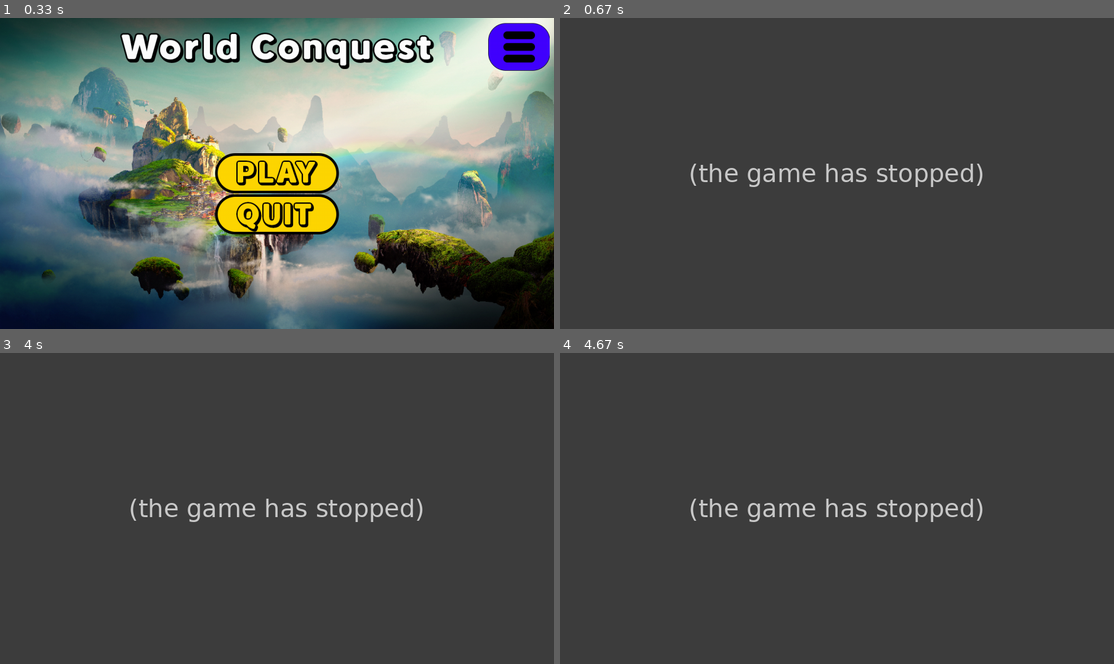
Above: before the commit, frames 1-4 (two rows, left to right).
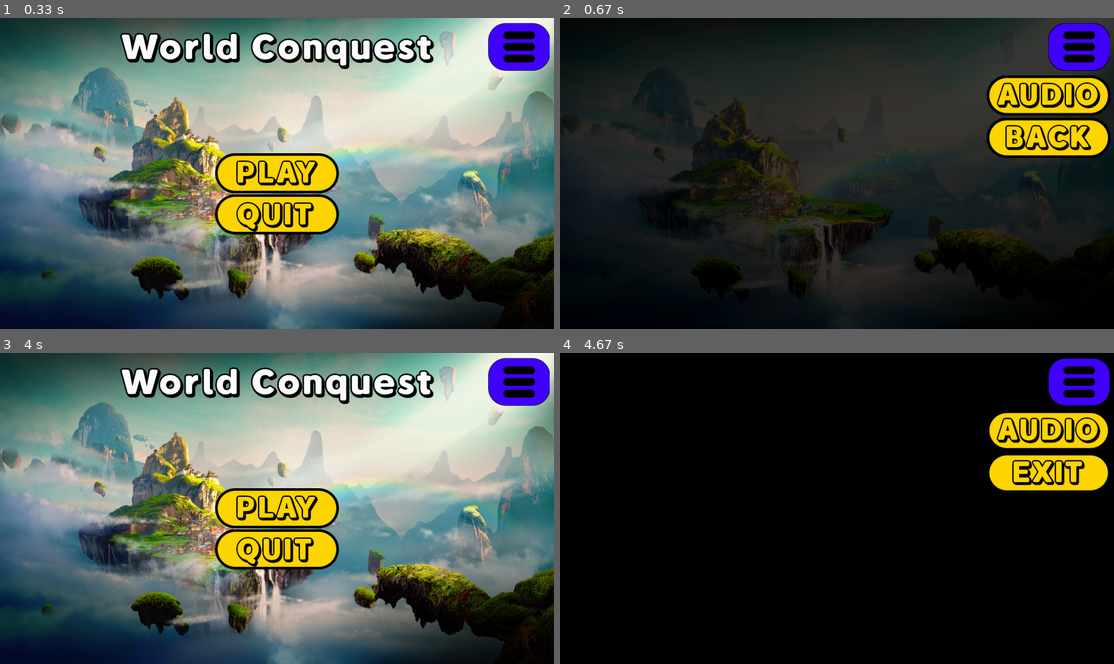
Above: after the commit, the same moments.

Repository: SWE2024/project-pygame
Game: pygame game, started from main.py
Two runs of this game, one before a commit and one after it. Both use one fixed random seed, a clock stepped at 60 frames per second and the inputs below.
Inputs (mouse positions are in pixels of both pictures, inside the frame that each line leads up to):
- Up to frame 1 (0.33 s): no input
- Up to frame 2 (0.67 s): hold Esc from 0.33 s (still down)
- Up to frame 3 (4 s): release Esc at 0.8 s; click (481, 430) at 0.88 s; click (105, 461) at 1.22 s; tap F at 2.5 s; click (421, 480) at 3.88 s
- Up to frame 4 (4.67 s): click (837, 508) at 4.22 s; hold Esc from 4.5 s (still down); tap F at 4.57 s

Frame 1 is identical in both runs. In frame 2, 81% of the frame differs, in the area x 0-100%, y 0-100%; in frame 3, 96%; in frame 4, 100%.
Before the commit the program exited at 0.33 s; later frames show no game.

Commit message:
added a function for escape
when you press escape it goes to settings page

Diff:
--- a/main.py
+++ b/main.py
@@ -134,8 +134,13 @@
             # when quitting the game, set running to false and returning out
             # of the while loop will terminate the game
             if keys[pygame.K_ESCAPE]:
-                running = False
-                return
+                        screen.fill("black")
+                        current_background.set_alpha(60)
+                        screen.blit(current_background, (0, 0))
+                        pygame.display.flip()
+                        self.current_page = self.menu_settings
+                        return
+
 
             for event in pygame.event.get():
                 if event.type == pygame.QUIT:
@@ -288,13 +293,9 @@
 
             keys = pygame.key.get_pressed()
 
-            if keys[pygame.K_TAB]:
-                self.current_page = self.menu
+            if keys[pygame.K_ESCAPE]:
+                self.current_page = self.game_settings
                 # load menu music
-                change_music(current_path + '/assets/music/musicMenu.mp3')
-                return
-            if keys[pygame.K_ESCAPE]:
-                running = False
                 return
 
             fps.render(screen)
@@ -353,6 +354,7 @@
                                           122)  # offset 10px from the edge of the screen
             screen.blit(btnSettings, (screen.get_width() - 144 - 10, 10))
 
+
             cursor_pos = pygame.mouse.get_pos()
             if areaAudioBtn.collidepoint(cursor_pos):
                 screen.blit(btnAudioHover, (screen.get_width() - 289 - 15, 132))
@@ -361,6 +363,7 @@
             elif areaSettingsBtn.collidepoint(cursor_pos):
                 screen.blit(btnSettingsHover, (screen.get_width() - 144 - 10, 10))
 
+
             for event in pygame.event.get():
                 if event.type == pygame.QUIT:
                     running = False
